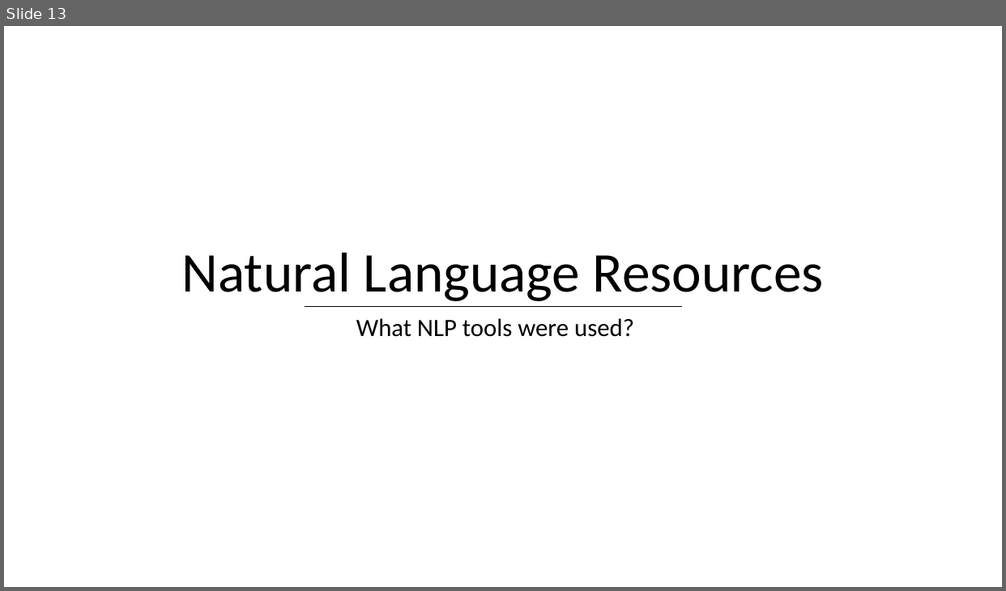
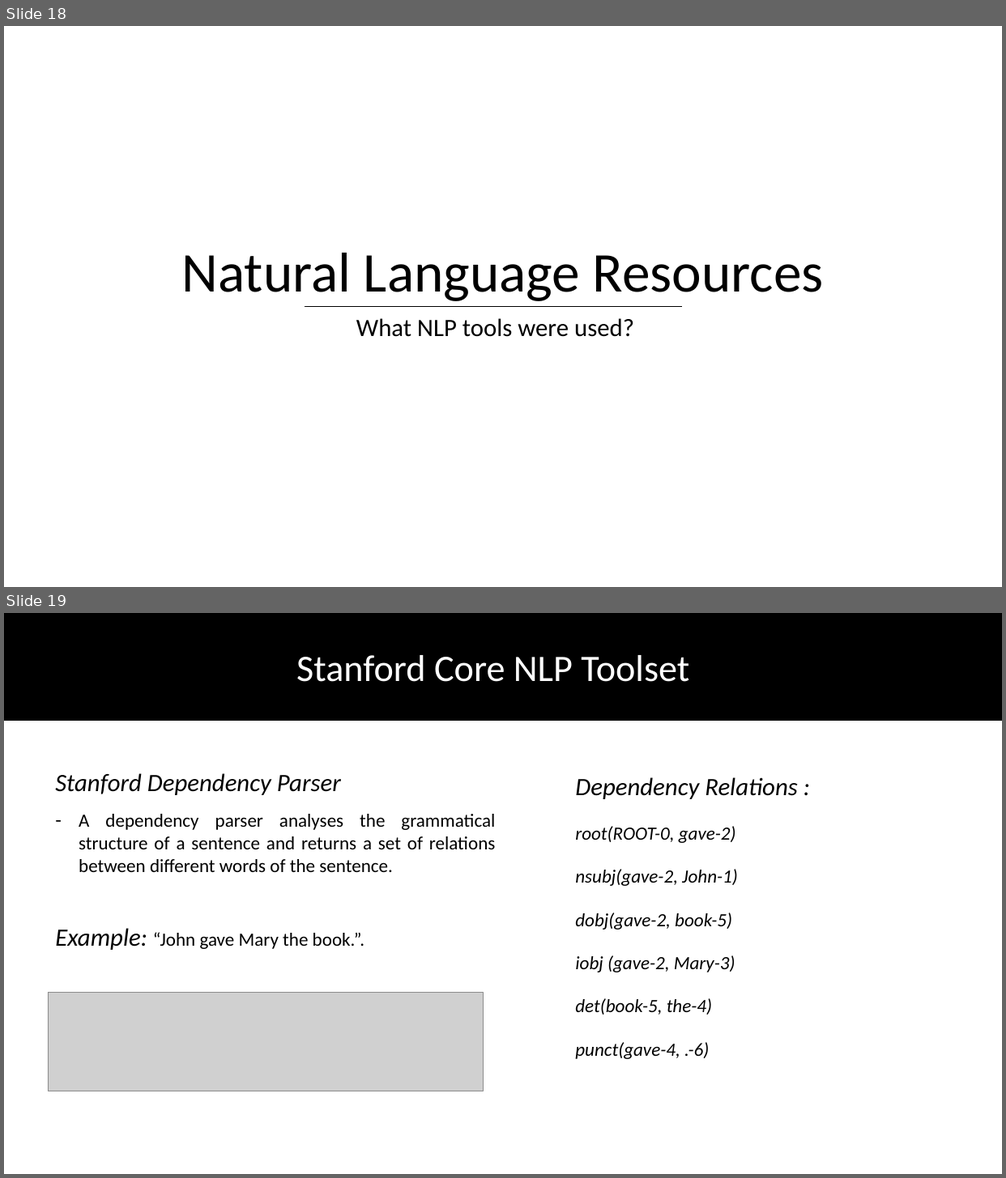
Before and after one commit to DhruvaPendharkar/thesis-project, a slide deck: Notes/ThesisPresentation.pptx. Shown one above the other, each under a label of ours: slide 13 before the commit, slides 18 and 19 after it. The pictures are 1006x591 and 1006x1178 pixels, drawn with LibreOffice and Linux fonts; fonts in the diff are those of the drawing; grey boxes stand for pictures. Boxes give left, top, right and bottom in pixels: in the first picture for what was removed or moved away, otherwise in the second. Text is boxed around its words. In the diff, an @@ line names an element or a change of style, - is before the commit and + after.

```diff
--- a/Notes/ThesisPresentation.pptx
+++ b/Notes/ThesisPresentation.pptx
@@ slide 19 added at bbox=[4, 613, 1002, 1174], background #FFFFFF @@
@@ rectangle added at bbox=[4, 613, 1002, 720], fill #000000, outline #000000 1 pt @@
@@ text added at bbox=[296, 655, 689, 682], 36 pt, text #FFFFFF @@
+Stanford Core NLP Toolset
@@ text added at bbox=[55, 773, 496, 872], 18 pt, text #000000 @@
+Stanford Dependency Parser
+– A dependency parser analyses the grammatical structure of a sentence and returns a set of relations between different words of the sentence.
@@ text added at bbox=[575, 777, 798, 1059], 18 pt, text #000000, italic @@
+Dependency Relations :
+root(ROOT-0, gave-2)
+nsubj(gave-2, John-1)
+dobj(gave-2, book-5)
+iobj (gave-2, Mary-3)
+det(book-5, the-4)
+punct(gave-4, .-6)
@@ text added at bbox=[55, 928, 364, 950], 18 pt, text #000000 @@
+Example: “John gave Mary the book.”.
@@ picture added at bbox=[49, 993, 484, 1092] @@
@@ what was slide 13 is now slide 18 @@
```
Also in this commit, not shown: 5 slides changed, 7 other slides added.
